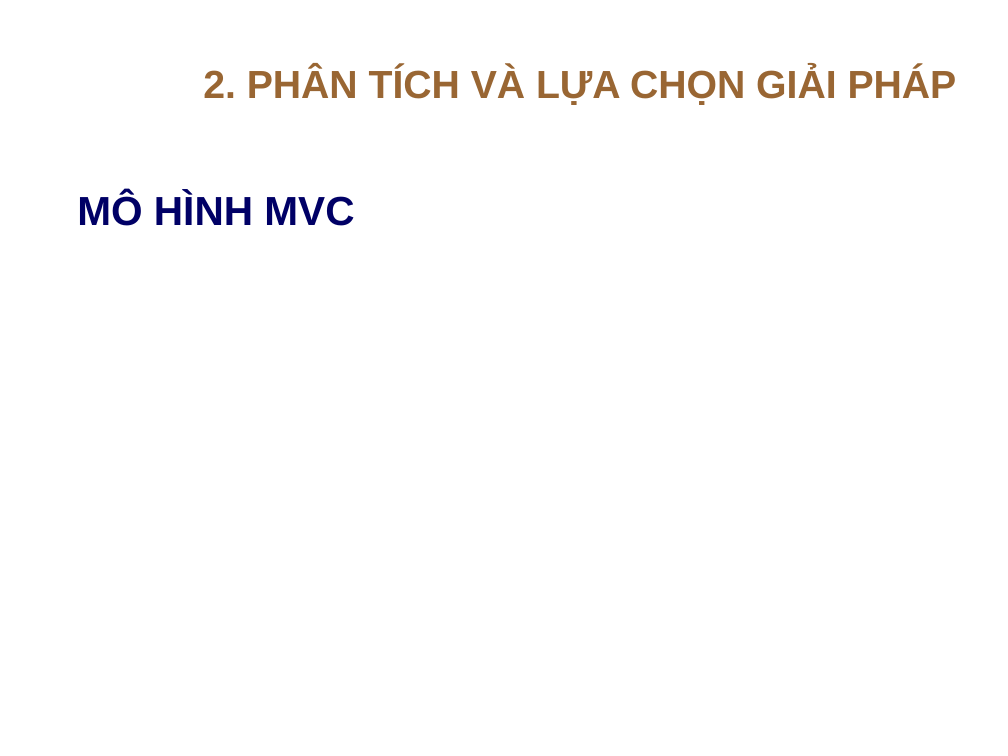
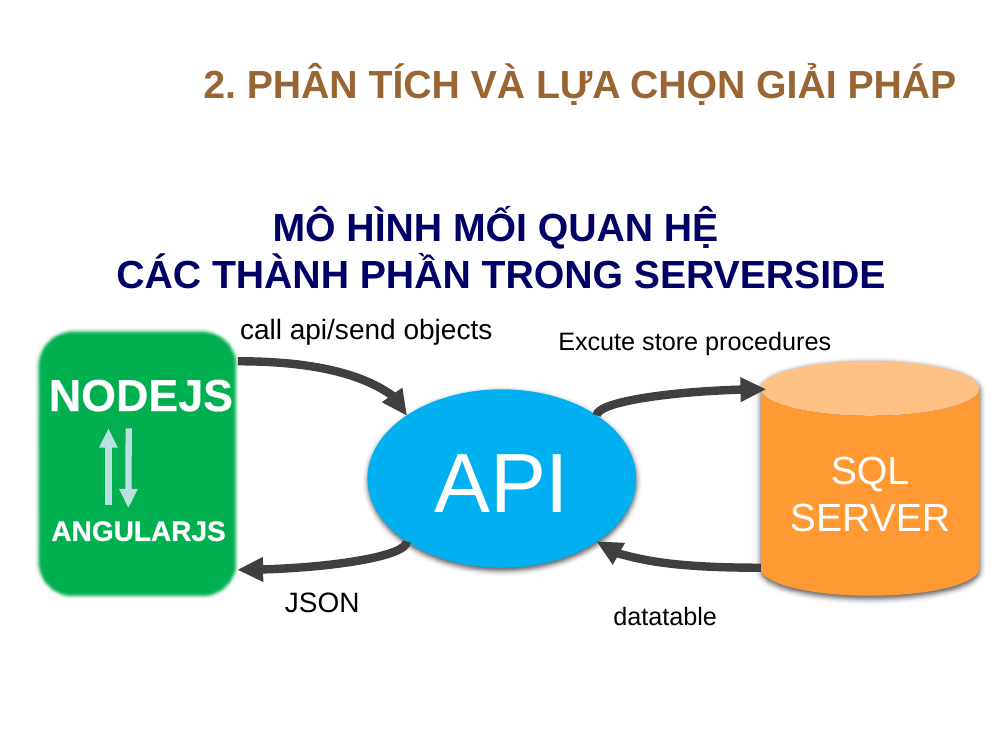
Before and after one commit to nhgiang196/luanvan, a slide deck: slide 12 of maubaocaolv.pptx. Drawn at 1008x756 pixels with LibreOffice and Linux fonts; fonts in the diff are those of the drawing; background and template pictures are left out. Boxes give left, top, right and bottom in pixels: in the first picture for what was removed or moved away, otherwise in the second. Text is boxed around its words. In the diff, an @@ line names an element or a change of style, - is before the commit and + after.

Commit message:
COMMIT CHỈNH SỬA CUỐI CÙNG. HOÀN THÀNH LUẬN VĂN

```diff
--- a/maubaocaolv.pptx
+++ b/maubaocaolv.pptx
@@ text at <box>116,210,886,289</box>: text changed; size 29 to 28 pt @@
-MÔ HÌNH MVC
+MÔ HÌNH MỐI QUAN HỆ
+CÁC THÀNH PHẦN TRONG SERVERSIDE
@@ group added at <box>36,318,980,626</box>: 6 texts, 4 curved arrows, 2 arrows, 1 rounded rectangle, 1 ellipse, 1 cylinder @@
+API
+SQL
+SERVER
+NODEJS
+ANGULARJS
+JSON
+call api/send objects
+Excute store procedures
+datatable
```
Also in this commit, not shown: 11 other slides changed, 2 slides removed, 1 other file.
